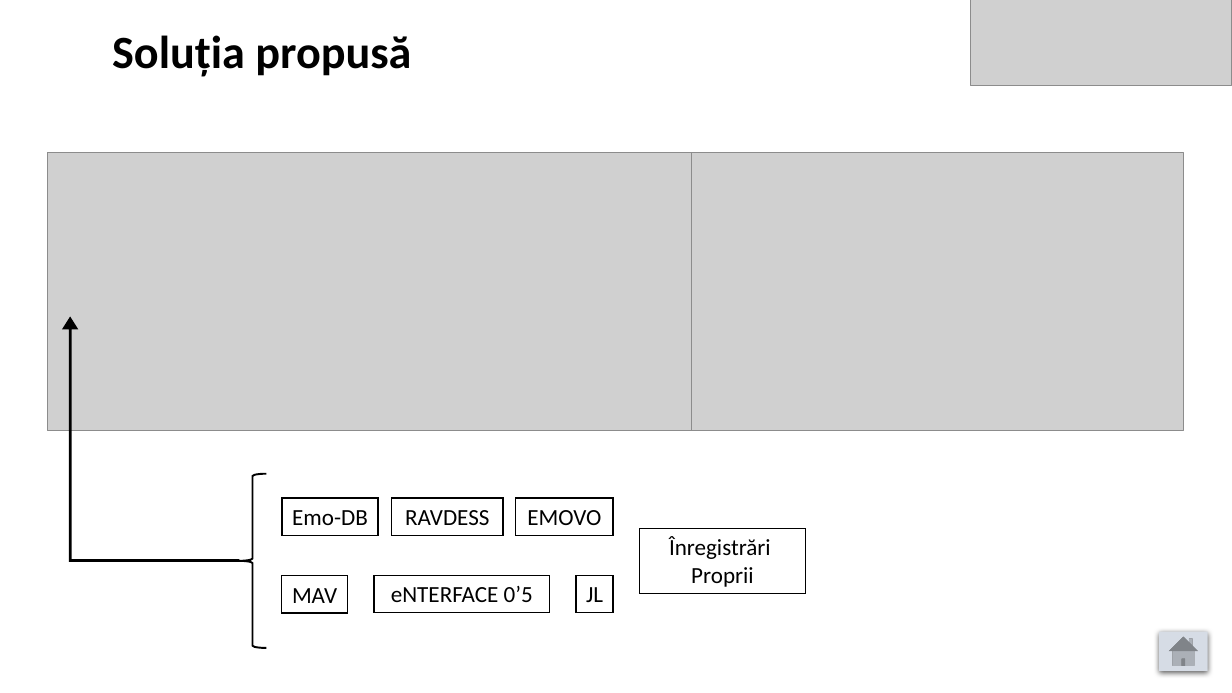
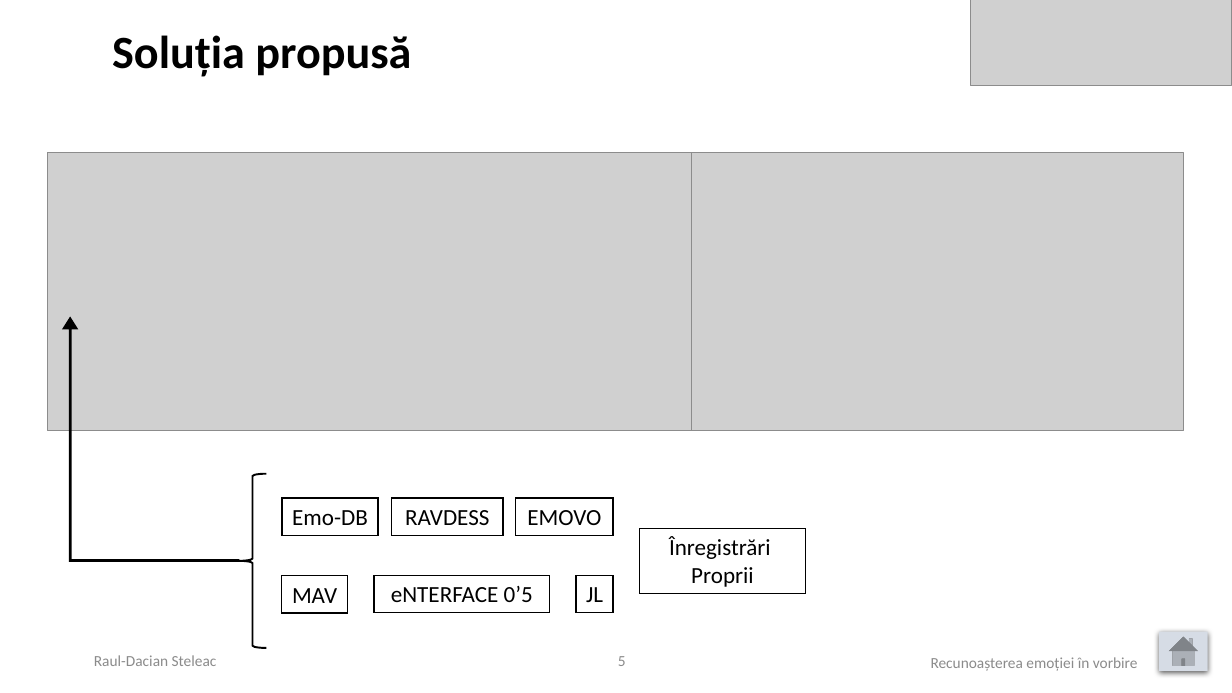
Before and after one commit to raulsteleac/Speech_Emotion_Recognition, a slide deck: slide 5 of LucrareLicenta/PrezentareLucrare.pptx (slide 8 before the commit). Drawn at 1232x693 pixels with LibreOffice and Linux fonts; fonts in the diff are those of the drawing; grey boxes stand for pictures. Boxes give left, top, right and bottom in pixels: in the first picture for what was removed or moved away, otherwise in the second. Text is boxed around its words. In the diff, an @@ line names an element or a change of style, - is before the commit and + after.

```diff
--- a/LucrareLicenta/PrezentareLucrare.pptx
+++ b/LucrareLicenta/PrezentareLucrare.pptx
@@ text added at (94, 655, 217, 666), 12 pt, text #8C8C8C @@
+Raul-Dacian Steleac
@@ page number added at (618, 656, 626, 666), 12 pt, text #8C8C8C @@
+5
@@ text added at (931, 657, 1138, 671), 12 pt, text #8C8C8C @@
+Recunoașterea emoției în vorbire
```
Also in this commit, not shown: 9 other slides changed, 2 slides added, 5 slides removed, 1 other file.
